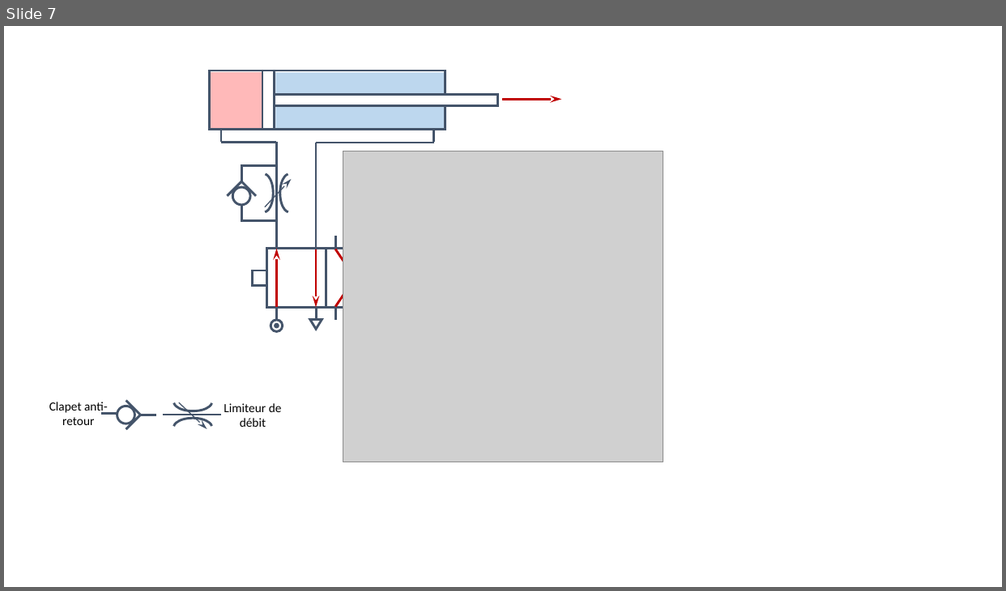
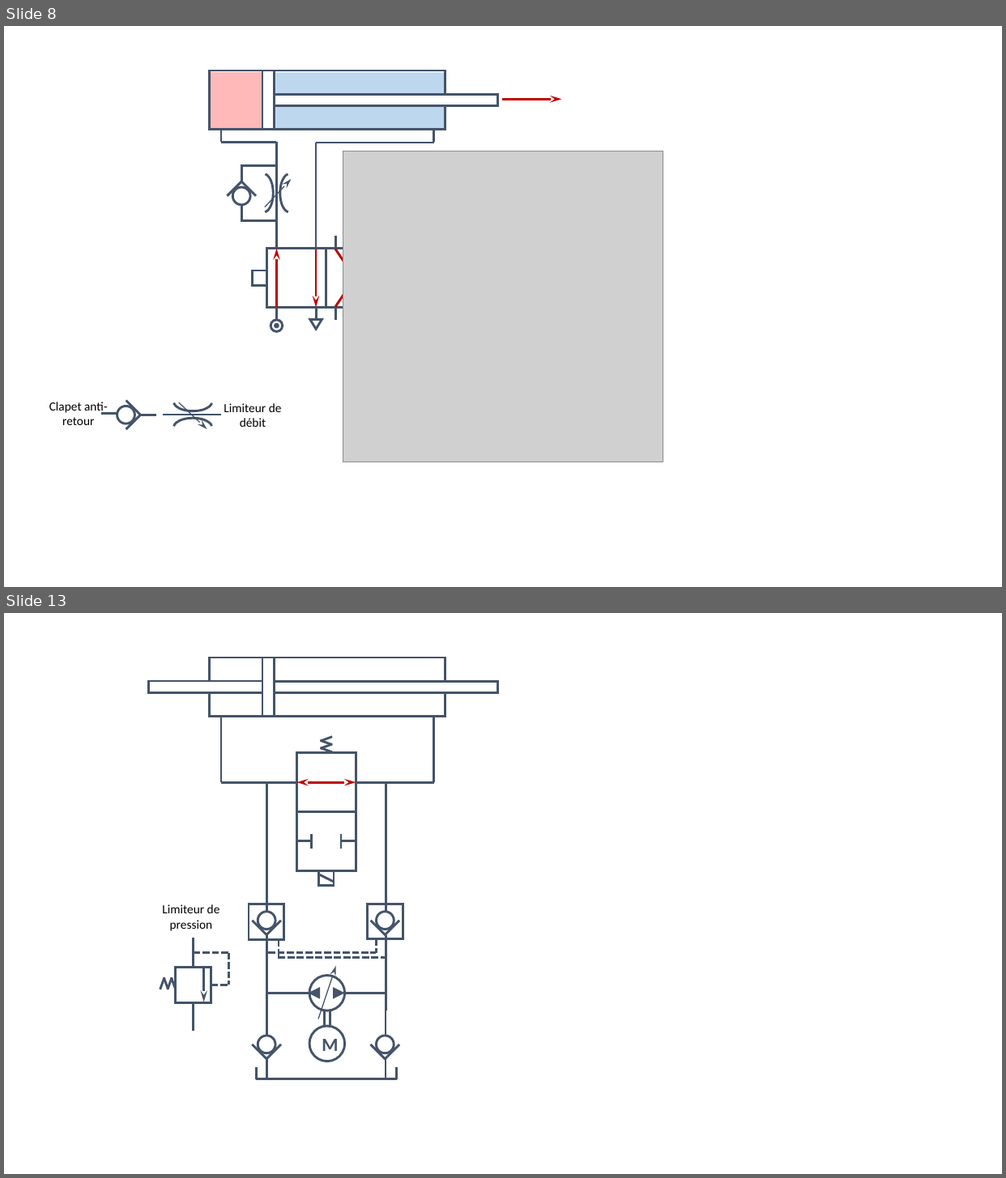
Before and after one commit to xpessoles/ExercicesCompetences, a slide deck: xx_Figures/SchemasHydrau.pptx. Shown one above the other, each under a label of ours: slide 7 before the commit, slides 8 and 13 after it; the slides between them are not shown. The pictures are 1006x591 and 1006x1178 pixels, drawn with LibreOffice and Linux fonts; fonts in the diff are those of the drawing; grey boxes stand for pictures. Boxes give left, top, right and bottom in pixels: in the first picture for what was removed or moved away, otherwise in the second. Text is boxed around its words. In the diff, an @@ line names an element or a change of style, - is before the commit and + after.

```diff
--- a/xx_Figures/SchemasHydrau.pptx
+++ b/xx_Figures/SchemasHydrau.pptx
@@ slide 13 added at <box>4,613,1002,1174</box>, background #FFFFFF @@
@@ group added at <box>148,658,498,717</box>: 4 rectangles @@
@@ line added from (221, 717) to (221, 782), #44546A 2.25 pt @@
@@ line added from (434, 717) to (434, 782), #44546A 2.25 pt @@
@@ line added from (296, 782) to (221, 782), #44546A 2.25 pt @@
@@ line added from (434, 782) to (356, 782), #44546A 2.25 pt @@
@@ group added at <box>296,736,356,886</box>: 9 lines, 3 rectangles, 1 double arrow @@
@@ text added at <box>162,905,220,931</box>, 12 pt, text #000000 @@
+Limiteur de pression
@@ rectangle added at <box>249,905,284,939</box>, outline #44546A 2.25 pt @@
@@ rectangle added at <box>368,905,403,939</box>, outline #44546A 2.25 pt @@
@@ group added at <box>253,782,281,1020</box>: 4 lines, 1 ellipse @@
@@ line added from (279, 940) to (279, 958), #44546A 2.25 pt dashed @@
@@ line added from (376, 939) to (376, 953), #44546A 2.25 pt dashed @@
@@ group added at <box>371,782,399,1012</box>: 4 lines, 1 ellipse @@
@@ group added at <box>160,938,228,1032</box>: 9 lines, 1 rectangle, 1 arrow @@
@@ line added from (268, 953) to (376, 953), #44546A 2.25 pt dashed @@
@@ line added from (278, 958) to (386, 958), #44546A 2.25 pt dashed @@
@@ line added from (309, 994) to (268, 994), #44546A 2.25 pt @@
@@ line added from (385, 994) to (343, 994), #44546A 2.25 pt @@
@@ group added at <box>308,966,345,1062</box>: 2 lines, 2 ellipses, 2 triangles, 1 arrow @@
+M
@@ line added from (256, 1080) to (256, 1067), #44546A 2.25 pt @@
@@ group added at <box>253,1009,281,1079</box>: 4 lines, 1 ellipse @@
@@ group added at <box>371,1009,399,1079</box>: 4 lines, 1 ellipse @@
@@ line added from (397, 1080) to (397, 1067), #44546A 2.25 pt @@
@@ line added from (256, 1080) to (397, 1080), #44546A 2.25 pt @@
@@ what was slide 7 is now slide 8 @@
```
Also in this commit, not shown: 1 slide changed, 4 other slides added, 3 other files.
